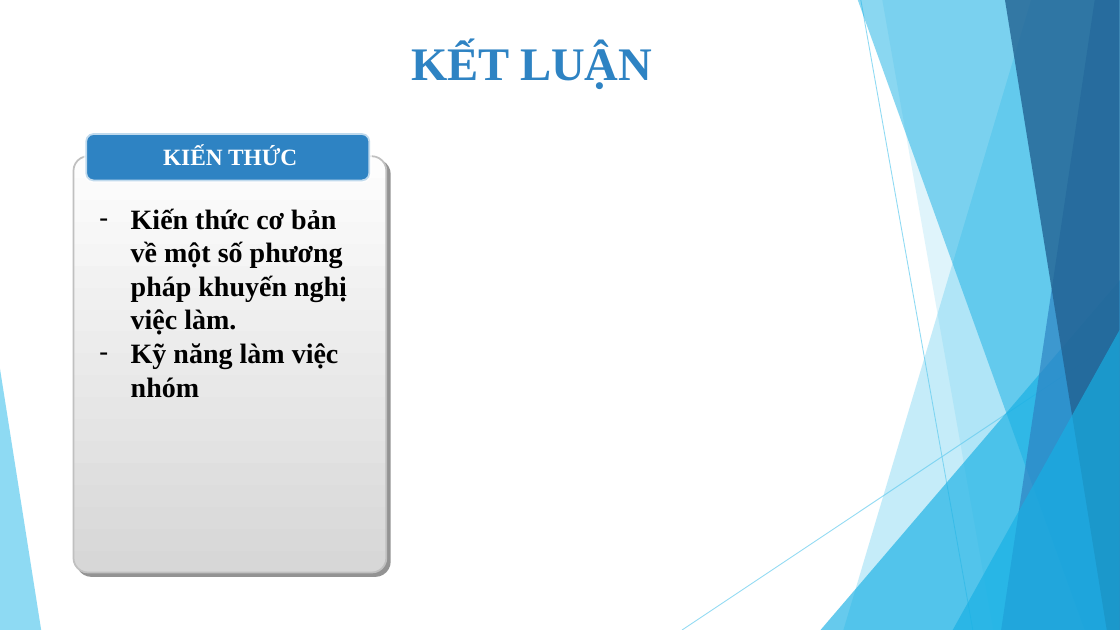
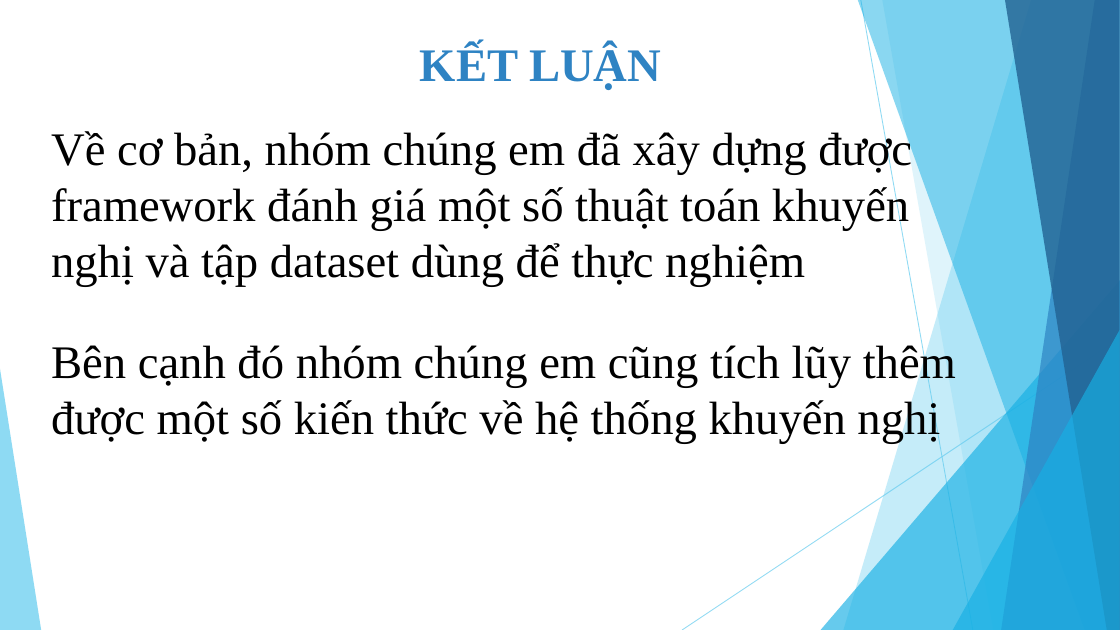
Before and after one commit to tuyennta/JobRecSys, a slide deck: slide 13 of Documents/Báo cáo/Bao cao KLTN_2.pptx. Drawn at 1120x630 pixels with LibreOffice and Linux fonts; fonts in the diff are those of the drawing. Boxes give left, top, right and bottom in pixels: in the first picture for what was removed or moved away, otherwise in the second. Text is boxed around its words. In the diff, an @@ line names an element or a change of style, - is before the commit and + after.

```diff
--- a/Documents/Báo cáo/Bao cao KLTN_2.pptx
+++ b/Documents/Báo cáo/Bao cao KLTN_2.pptx
@@ text "KẾT LUẬN": place and size @@
-text "KẾT LUẬN" at (411,44,652,89)
+text "KẾT LUẬN" at (420,45,661,90)
@@ text added at (51,129,912,287), 40 pt, text #000000 @@
+Về cơ bản, nhóm chúng em đã xây dựng được framework đánh giá một số thuật toán khuyến nghị và tập dataset dùng để thực nghiệm
@@ group removed at (73,134,386,573): 2 rounded rectangles, 2 texts @@
-KIẾN THỨC
-– Kiến thức cơ bản về một số phương pháp khuyến nghị việc làm.
-– Kỹ năng làm việc nhóm
@@ text added at (51,342,956,444), 40 pt, text #000000 @@
+Bên cạnh đó nhóm chúng em cũng tích lũy thêm được một số kiến thức về hệ thống khuyến nghị
```
Also in this commit, not shown: 6 other slides changed.
